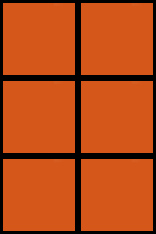
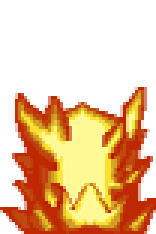
Layer changes from the first w=156, h=234 image to the second:
added layer "Layer 3" above "Layer 2" over [0, 87, 156, 234]
hid "Layer 1" over [0, 0, 156, 234]
